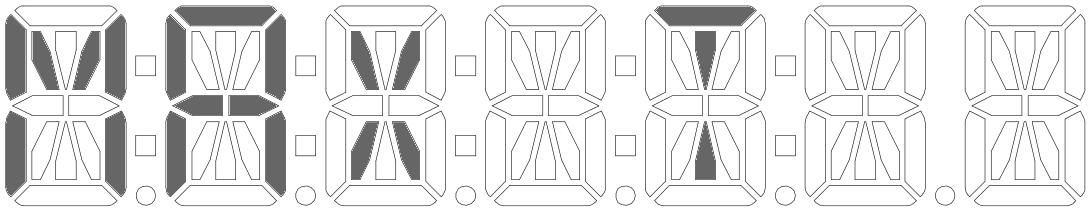
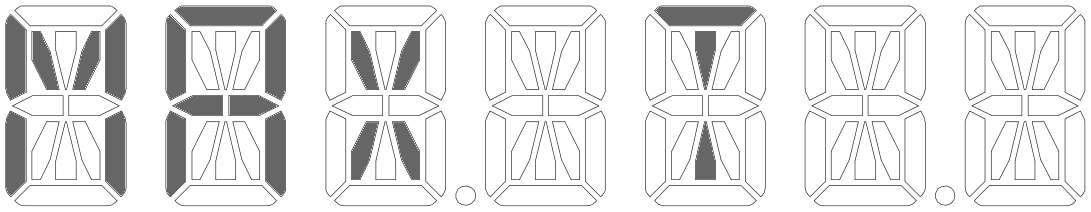
Layers edited between the first and the second 1091px x 212px image:
painted on "Pasted Layer" over box(135, 55, 796, 206)
